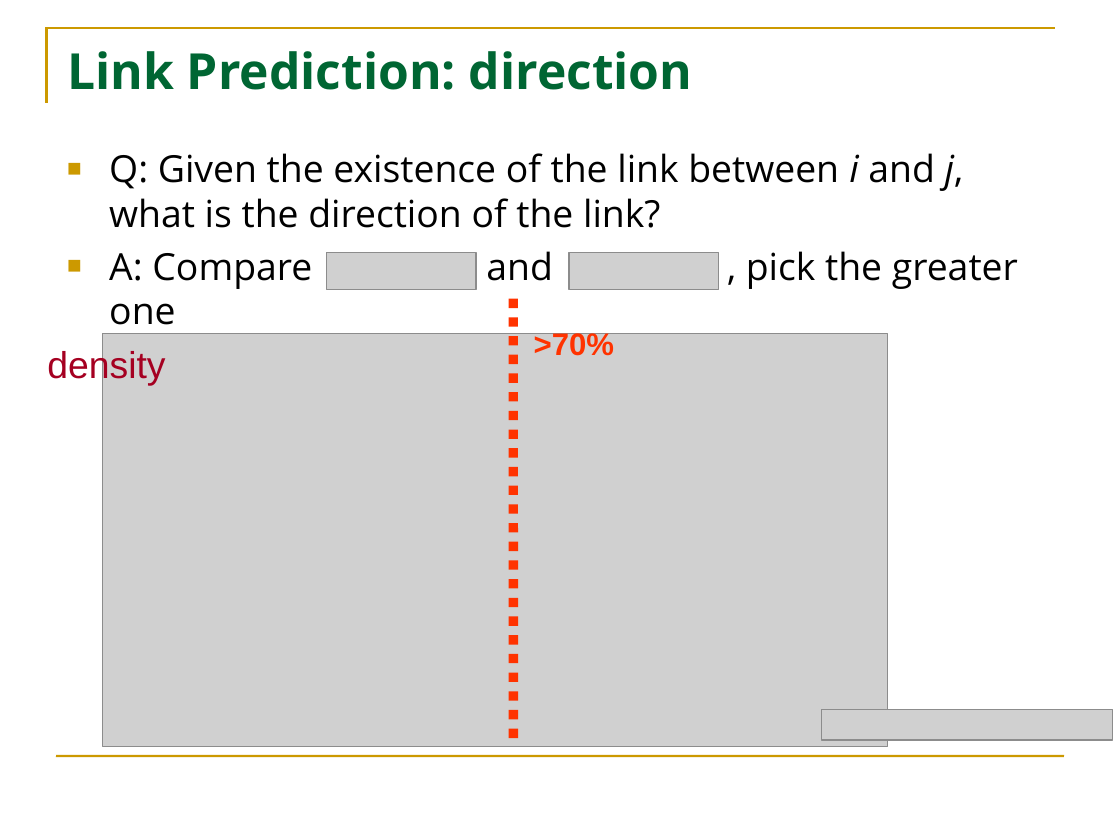
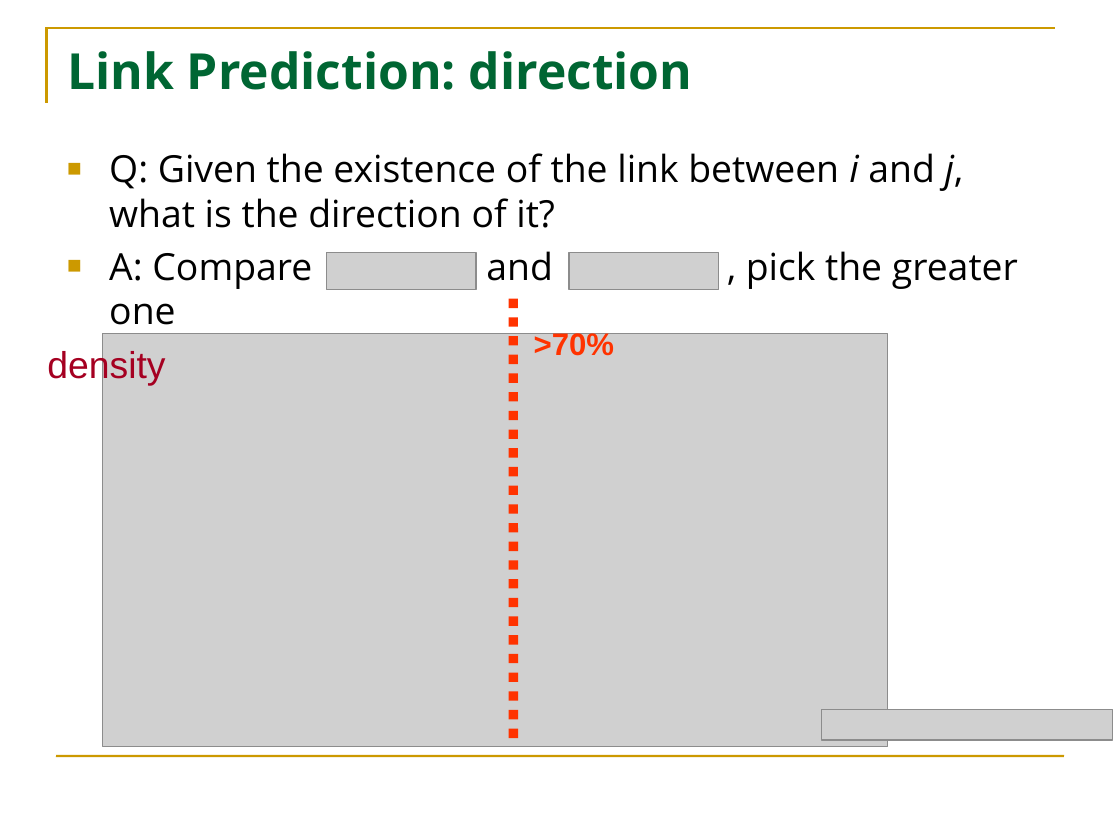
Before and after one commit to HuanSGT/rw-dir-prox, a slide deck: slide 20 of Random Walk based Proximity Measures in Directed Graphs.pptx. Drawn at 1120x840 pixels with LibreOffice and Linux fonts; fonts in the diff are those of the drawing; grey boxes stand for pictures. Boxes give left, top, right and bottom in pixels: in the first picture for what was removed or moved away, otherwise in the second. Text is boxed around its words. In the diff, an @@ line names an element or a change of style, - is before the commit and + after.

```diff
--- a/Random Walk based Proximity Measures in Directed Graphs.pptx
+++ b/Random Walk based Proximity Measures in Directed Graphs.pptx
@@ text at [109, 153, 964, 228]: text changed @@
-■ Q: Given the existence of the link between i and j, what is the direction of the link?
+■ Q: Given the existence of the link between i and j, what is the direction of it?
```
Also in this commit, not shown: 2 other slides changed.
